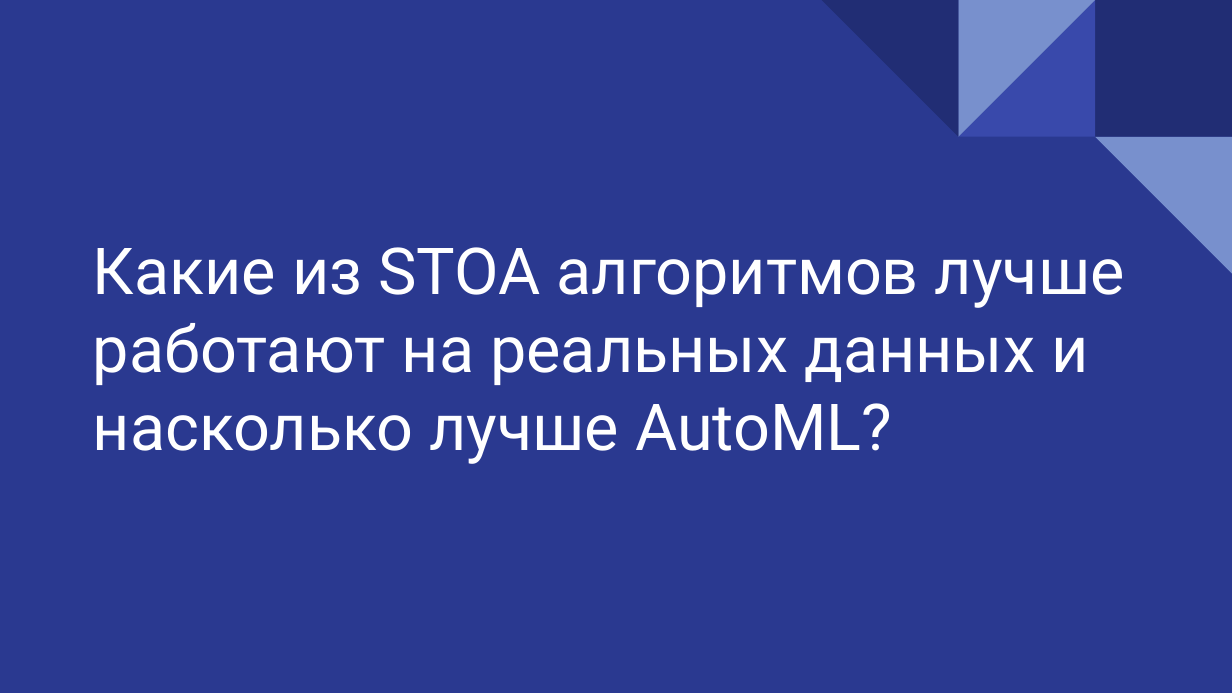
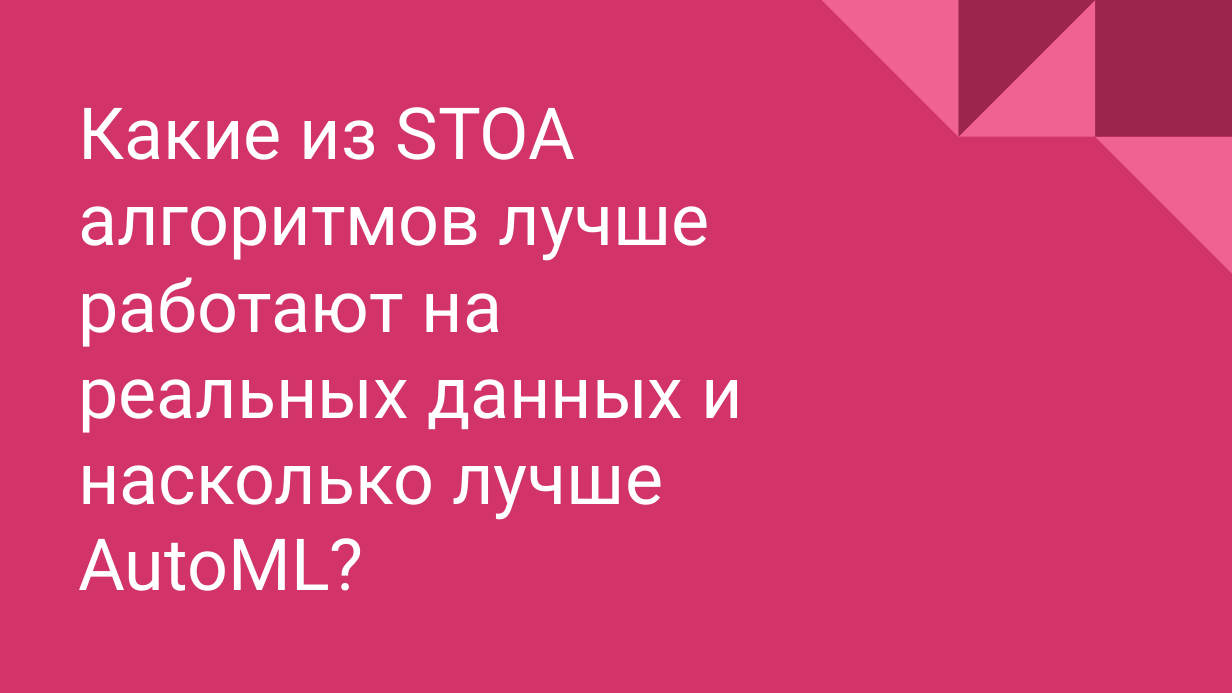
Before and after one commit to ksetdekov/ts_transformers, a slide deck: slide 2 of text/Предзащита.pptx. Drawn at 1232x693 pixels with LibreOffice and Linux fonts; fonts in the diff are those of the drawing. Boxes give left, top, right and bottom in pixels: in the first picture for what was removed or moved away, otherwise in the second. Text is boxed around its words. In the diff, an @@ line names an element or a change of style, - is before the commit and + after.

Commit message:
finished v1 presentation

```diff
--- a/text/Предзащита.pptx
+++ b/text/Предзащита.pptx
@@ background #2A3990 to #D23369 @@
@@ right triangle at (822,0,958,137): fill #212D74 to #F06292 @@
@@ right triangle at (958,0,1095,137): fill #3949AB to #F06292 @@
@@ right triangle at (958,0,1095,137): fill #7890CD to #9C254D @@
@@ rectangle at (1095,0,1232,137): fill #212D74 to #9C254D @@
@@ title "Какие из STOA алгоритмов лучше ...": place and size @@
-title "Какие из STOA алгоритмов лучше ..." at (93,247,1125,464)
+title "Какие из STOA алгоритмов лучше ..." at (78,107,742,591)
@@ title "Какие из STOA алгоритмов лучше ..." at (78,107,742,591): size 37.8 to 42 pt @@
@@ right triangle at (1095,137,1232,274): fill #7890CD to #F06292 @@
```
Also in this commit, not shown: 13 slides added, 3 slides removed, 14 other files.
